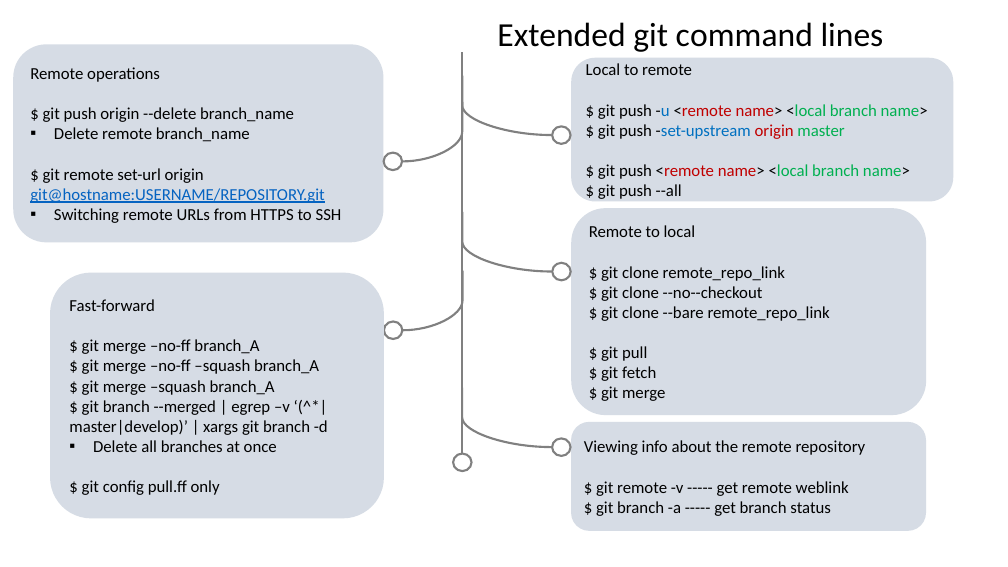
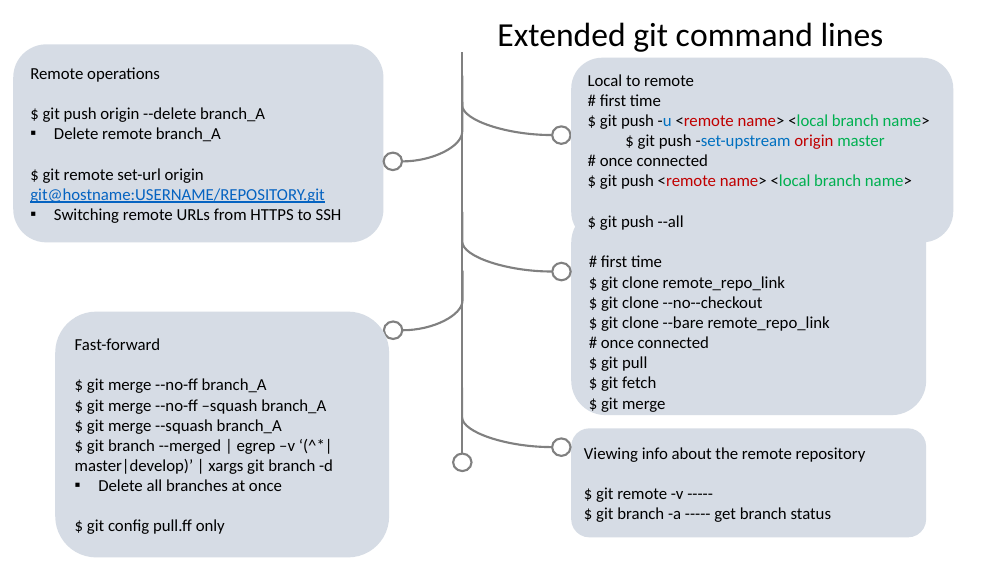
Before and after one commit to xlyuan2018/git_github_tutorial, a slide deck: slide 16 of Git_GitHub.pptx. Drawn at 1008x567 pixels with LibreOffice and Linux fonts; fonts in the diff are those of the drawing. Boxes give left, top, right and bottom in pixels: in the first picture for what was removed or moved away, otherwise in the second. Text is boxed around its words. In the diff, an @@ line names an element or a change of style, - is before the commit and + after.

```diff
--- a/Git_GitHub.pptx
+++ b/Git_GitHub.pptx
@@ rounded rectangle "Local to remote": place and size @@
-rounded rectangle "Local to remote" at [572,57,954,201]
+rounded rectangle "Local to remote" at [572,57,954,242]
@@ text in rounded rectangle at [43,107,265,142]: text changed @@
-$ git push origin --delete branch_name
-▪ Delete remote branch_name
+$ git push origin --delete branch_A
+▪ Delete remote branch_A
@@ text in rounded rectangle at [600,94,661,106]: paragraph added @@
+# first time
@@ text in rounded rectangle at [638,134,884,149]: list level 1 to 2 in "$ git push -set-upstream origin ..." @@
@@ text in rounded rectangle at [600,154,708,166]: paragraph added @@
+# once connected
@@ text in rounded rectangle at [601,255,662,267]: paragraph added @@
+# first time
@@ rounded rectangle "Fast-forward": place and size @@
-rounded rectangle "Fast-forward" at [50,273,384,519]
+rounded rectangle "Fast-forward" at [55,312,389,557]
@@ text in rounded rectangle at [601,336,709,348]: paragraph added @@
+# once connected
@@ text in rounded rectangle at [87,378,326,434]: text changed @@
-$ git merge –no-ff branch_A
-$ git merge –no-ff –squash branch_A
-$ git merge –squash branch_A
+$ git merge --no-ff branch_A
+$ git merge --no-ff –squash branch_A
+$ git merge --squash branch_A
@@ rounded rectangle "Viewing info about the remote ...": place and size @@
-rounded rectangle "Viewing info about the remote ..." at [571,422,926,531]
+rounded rectangle "Viewing info about the remote ..." at [572,429,927,538]
@@ text in rounded rectangle at [596,487,684,502]: text changed @@
-$ git remote -v ----- get remote weblink
+$ git remote -v -----
```
Also in this commit, not shown: 3 other slides changed, 2 slides removed, 3 other files.
